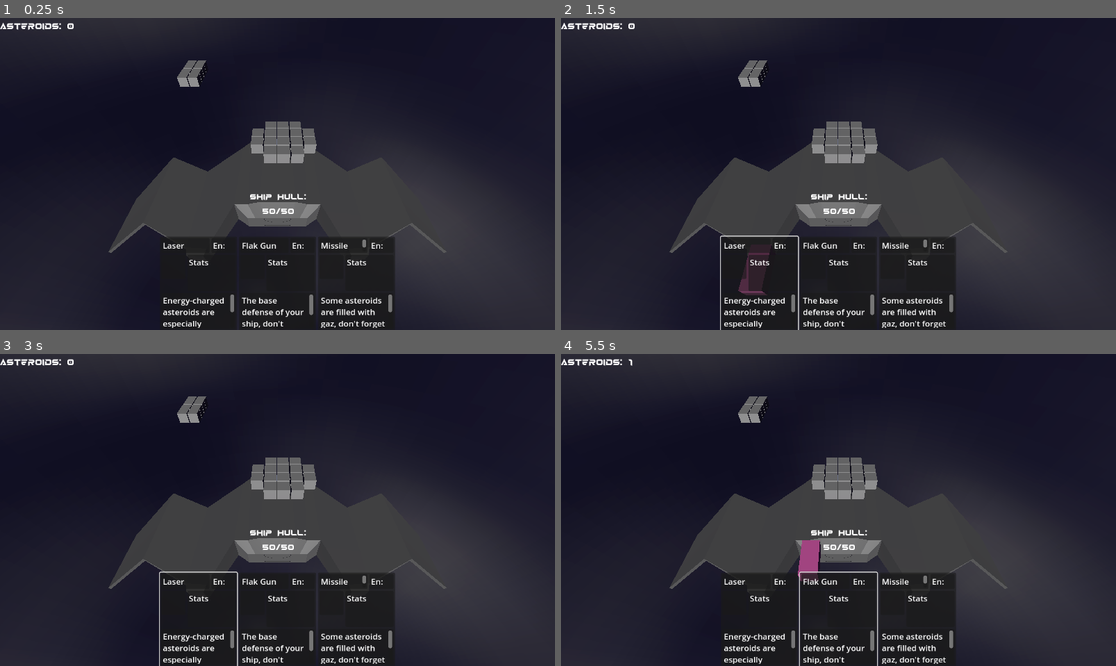
Above: before the commit, frames 1-4 (two rows, left to right).
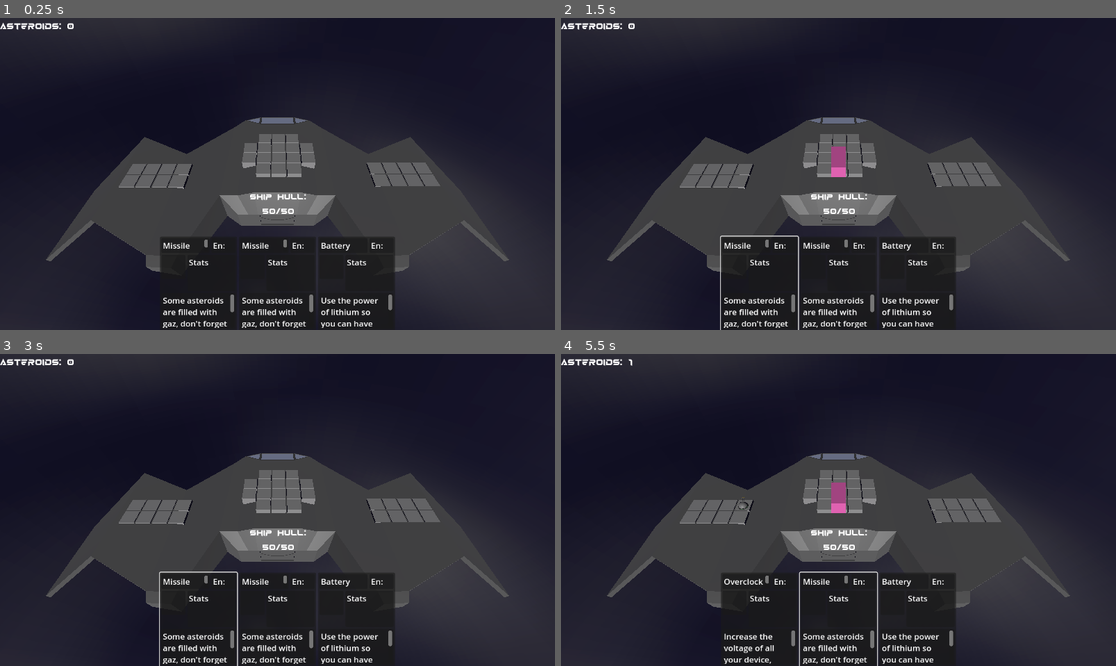
Above: after the commit, the same moments.

Repository: Xwilarg/LudumDare54
Game: Godot game, scene res://Scenes/Main.tscn
Two runs of this game, one before a commit and one after it. Both use one fixed random seed, a clock stepped at 60 frames per second and the inputs below. Video files are missing from this copy of the repository; at most half a second of black plays in their place.
Inputs (mouse positions are in pixels of both pictures, inside the frame that each line leads up to):
- Up to frame 1 (0.25 s): no input
- Up to frame 2 (1.5 s): click (760, 283) at 0.52 s; click (760, 283) at 1.27 s
- Up to frame 3 (3 s): click (199, 619) at 2.02 s; tap Enter at 2.75 s; move the mouse to (399, 494) at 2.77 s; click (399, 494) at 2.92 s
- Up to frame 4 (5.5 s): tap Space at 3.5, 5 s; move the mouse to (727, 525) at 3.52 s; click (727, 525) at 3.67 s; tap Enter at 4.25 s; move the mouse to (894, 441) at 4.27 s; click (894, 441) at 4.42 s; move the mouse to (810, 572) at 5.02 s; click (810, 572) at 5.17 s

The runs differ from the first frame. In frame 1, 11% of the frame differs, in the area x 8-92%, y 13-100%; in frame 2, 11%; in frame 3, 11%; in frame 4, 11%.

Commit message:
Adjust size

Diff:
--- a/Cards/MainDeck.json
+++ b/Cards/MainDeck.json
@@ -1,4 +1,31 @@
 [
+	{
+		"name": "overclock",
+		"model": "navConsole",
+		"size": "S2",
+		"effects": {
+			"SPD": 5
+		},
+		"energyCost": 10
+	},
+	{
+		"name": "battery",
+		"model": "batteryPack",
+		"size": "S1",
+		"effects": {
+			"ENG": 10
+		},
+		"energyCost": 0
+	},
+	{
+		"name": "solarPanel",
+		"model": "solarPanel",
+		"size": "S2",
+		"effects": {
+			"ENG": 25
+		},
+		"energyCost": 0
+	},
 	{
 		"name": "antenna",
 		"model": "satelliteDish",
--- a/Scenes/Main.tscn
+++ b/Scenes/Main.tscn
@@ -25,7 +25,7 @@
 transform = Transform3D(1, 0, 0, 0, -0.907668, 0.41969, 0, -0.41969, -0.907668, 0, 46.1794, 0)
 
 [node name="Camera3D" type="Camera3D" parent="."]
-transform = Transform3D(-1, 6.69697e-08, -5.61943e-08, 0, 0.642788, 0.766044, 8.74228e-08, 0.766044, -0.642788, 0, 15.3089, -11.422)
+transform = Transform3D(-1, 6.69697e-08, -5.61943e-08, 0, 0.642788, 0.766044, 8.74228e-08, 0.766044, -0.642788, 0, 10.9277, -9.41475)
 current = true
 
 [node name="UI" type="Control" parent="."]
--- a/Scenes/Spaceship.tscn
+++ b/Scenes/Spaceship.tscn
@@ -6,7 +6,7 @@
 [ext_resource type="PackedScene" uid="uid://b4fjvv8fuc723" path="res://Scenes/GridManager.tscn" id="4_e4d1o"]
 
 [sub_resource type="BoxShape3D" id="BoxShape3D_at5ep"]
-size = Vector3(60, 7, 30)
+size = Vector3(29.1789, 1.85356, 10.4732)
 
 [node name="spaceship" type="Node3D"]
 script = ExtResource("1_ilw26")
@@ -15,7 +15,7 @@
 transform = Transform3D(1, 0, 0, 0, 1, 0, 0, 0, 1, 0, -4.03657, 0)
 
 [node name="Grid" type="Node3D" parent="."]
-transform = Transform3D(1, 0, 0, 0, 1, 0, 0, 0, 1, 0, 3.6, 0)
+transform = Transform3D(1, 0, 0, 0, 1, 0, 0, 0, 1, 0.409535, -0.432588, -0.295036)
 script = ExtResource("3_n7wdy")
 raw_shape = ".XXX.
 XXXXX
@@ -23,20 +23,24 @@
 .XXX."
 
 [node name="Grid2" type="Node3D" parent="."]
-transform = Transform3D(1, 0, 0, 0, 1, 0, 0, 0, 1, 10, 5, 10)
+transform = Transform3D(1, 0, 0, 0, 1, 0, 0, 0, 1, 8.885, -0.432794, -2.52845)
 script = ExtResource("3_n7wdy")
-raw_shape = "XX
-XX
-XX
-XX"
+raw_shape = "XXXX
+XXXX"
+
+[node name="Grid3" type="Node3D" parent="."]
+transform = Transform3D(1, 0, 0, 0, 1, 0, 0, 0, 1, -8.17884, -0.432588, -2.44687)
+script = ExtResource("3_n7wdy")
+raw_shape = "XXXX
+XXXX"
 
 [node name="GridManager" parent="." node_paths=PackedStringArray("grid_ref") instance=ExtResource("4_e4d1o")]
 transform = Transform3D(1, 0, 0, 0, 1, 0, 0, 0, 1, 0, 0, 0)
-grid_ref = [NodePath("../Grid"), NodePath("../Grid2")]
+grid_ref = [NodePath("../Grid"), NodePath("../Grid2"), NodePath("../Grid3")]
 
 [node name="StaticBody3D" type="StaticBody3D" parent="."]
 transform = Transform3D(1, 0, 0, 0, 1, 0, 0, 0, 1, 0, -4.03657, 0)
 
 [node name="CollisionShape3D" type="CollisionShape3D" parent="StaticBody3D"]
-transform = Transform3D(1, 0, 0, 0, 1, 0, 0, 0, 1, 0, 4.8986, -1.51957)
+transform = Transform3D(1, 0, 0, 0, 1, 0, 0, 0, 1, 0, 3.38672, -1.51957)
 shape = SubResource("BoxShape3D_at5ep")
--- a/Scripts/GameManager.gd
+++ b/Scripts/GameManager.gd
@@ -104,7 +104,7 @@
 						if insertable:
 							var item = _selected_card.model.instantiate()
 							CardManager.register_item(ItemCard.new(_selected_card, item))
-							item.global_position = Vector3(item.global_position.x, item.global_position.y + 1, item.global_position.z)
+							item.global_position = Vector3(item.global_position.x, item.global_position.y + 50, item.global_position.z)
 							add_child(item)
 							grid.add_item_at_grid_position(item, _selected_card.shape, Vector2i(0, 0), grid_position)
 							# print("It's magic time")
